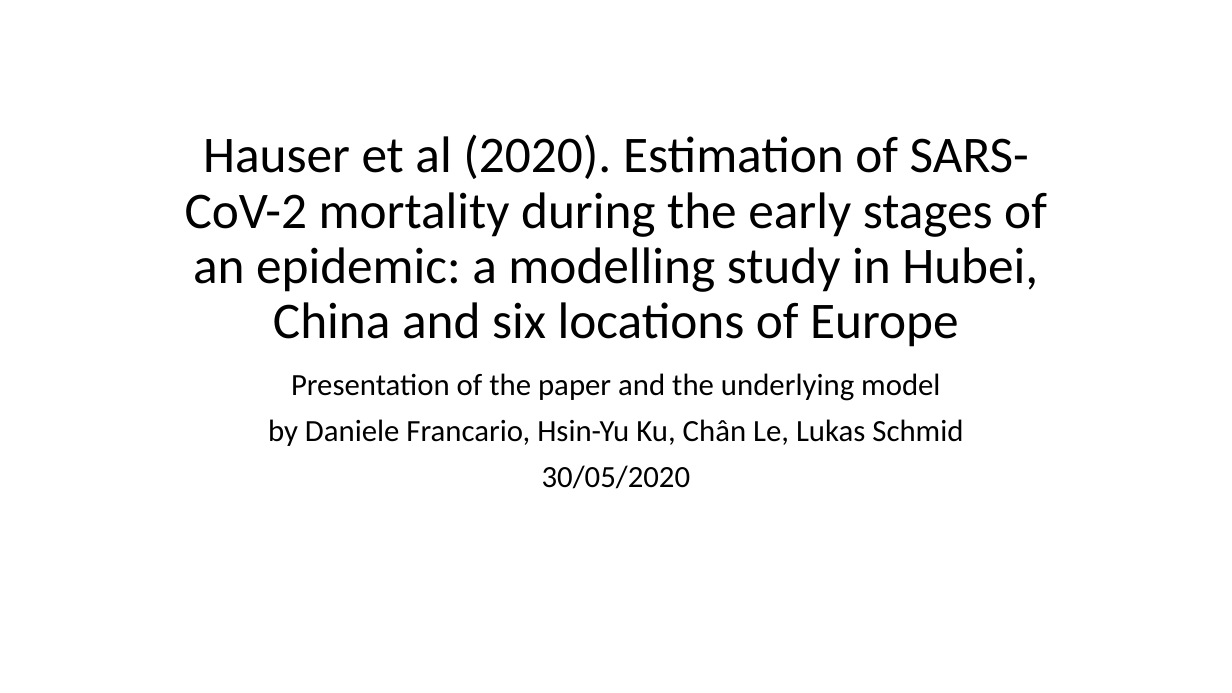
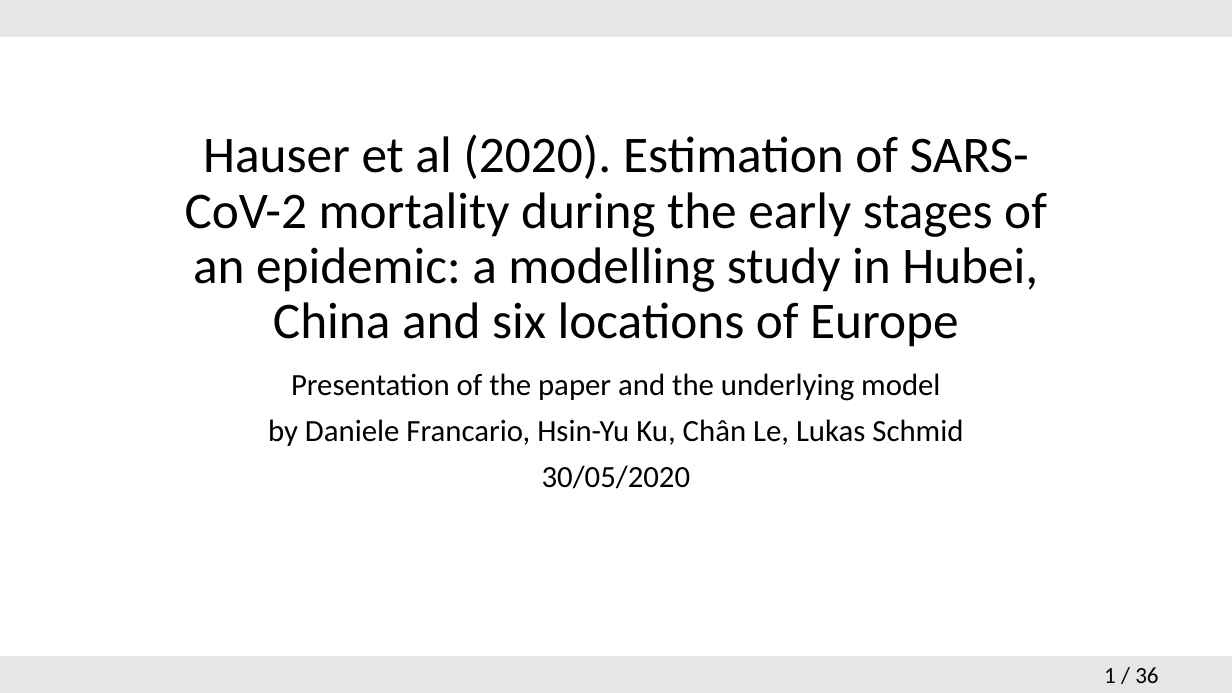
Before and after one commit to hsinyuku/Probablistic-modelling-, a slide deck: slide 1 of 2020-06-04_Presentation.pptx. Drawn at 1232x693 pixels with LibreOffice and Linux fonts; fonts in the diff are those of the drawing. Boxes give left, top, right and bottom in pixels: in the first picture for what was removed or moved away, otherwise in the second. Text is boxed around its words. In the diff, an @@ line names an element or a change of style, - is before the commit and + after.

```diff
--- a/2020-06-04_Presentation.pptx
+++ b/2020-06-04_Presentation.pptx
@@ rectangle added at <box>0,0,1232,37</box>, fill #E7E6E6 @@
@@ rectangle added at <box>0,656,1232,693</box>, fill #E7E6E6 @@
@@ page number added at <box>1104,667,1158,683</box>, 18 pt, text #000000 @@
+1 / 36
```
Also in this commit, not shown: 4 other slides changed, 31 slides added, 4 slides removed.
